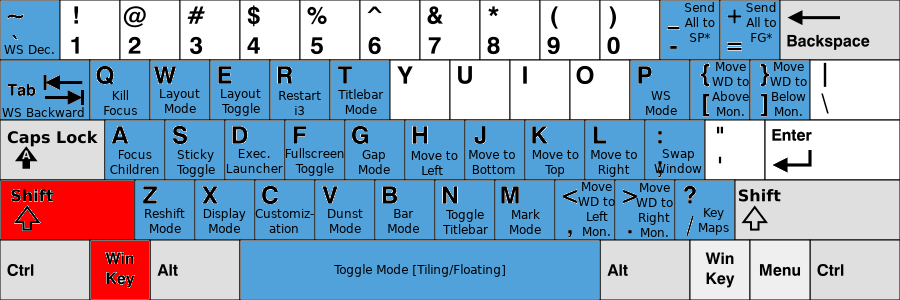
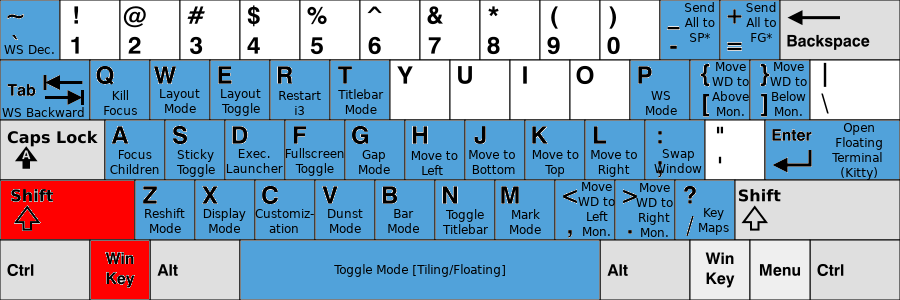
Comparing the layer stacks of the two w=900, h=300 images. Changes:
added layer "Open Floating Terminal ..." above "KB_United_States-NoAltGr.svg" over (832, 123, 882, 180)
painted on "KB_United_States-NoAltGr.svg" over (766, 121, 899, 179)
